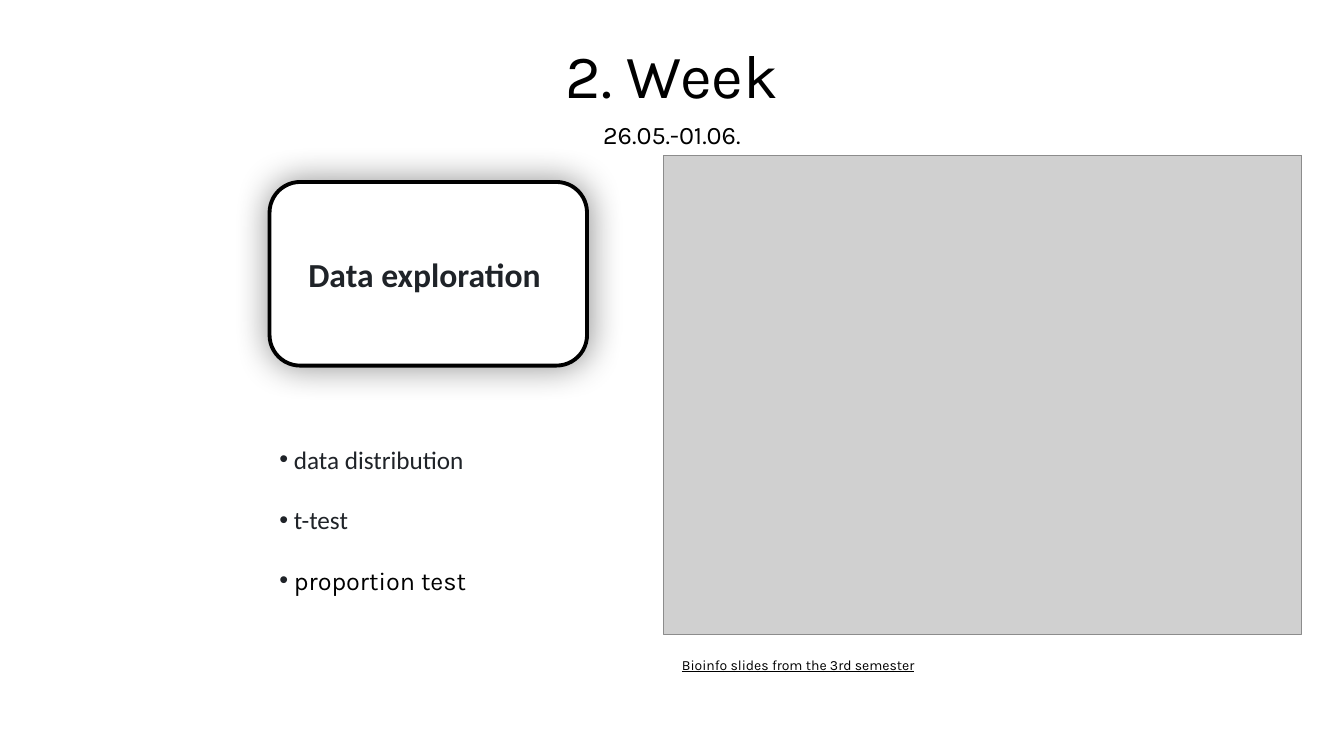
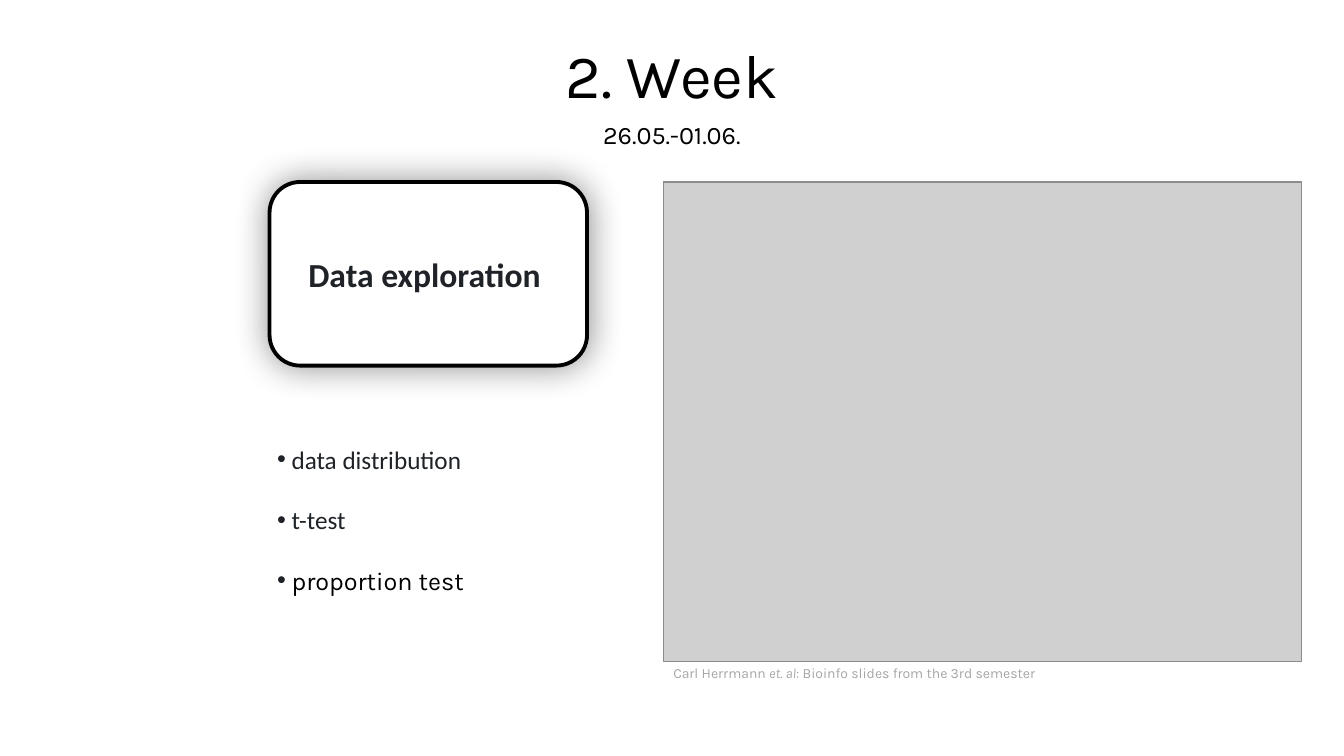
Before and after one commit to MichelaPozzi/2025-topic-03-group-01, a slide deck: slide 8 of Project Proposal.pptx. Drawn at 1344x756 pixels with LibreOffice and Linux fonts; fonts in the diff are those of the drawing; grey boxes stand for pictures. Boxes give left, top, right and bottom in pixels: in the first picture for what was removed or moved away, otherwise in the second. Text is boxed around its words. In the diff, an @@ line names an element or a change of style, - is before the commit and + after.

```diff
--- a/Project Proposal.pptx
+++ b/Project Proposal.pptx
@@ picture: place and size @@
-picture at box(663, 155, 1302, 624)
+picture at box(663, 182, 1302, 651)
@@ picture: place and size @@
-picture at box(663, 155, 1302, 634)
+picture at box(663, 182, 1302, 661)
@@ rectangle added at box(622, 623, 1322, 712), fill #FFFFFF, outline #FFFFFF 1.5 pt @@
@@ text at box(673, 668, 1035, 678): text changed; text colour #000000 to #A6A6A6 @@
-Bioinfo slides from the 3rd semester
+Carl Herrmann et. al: Bioinfo slides from the 3rd semester
```
Also in this commit, not shown: 5 other slides changed, 1 slide added, 1 slide removed, 2 other files.
